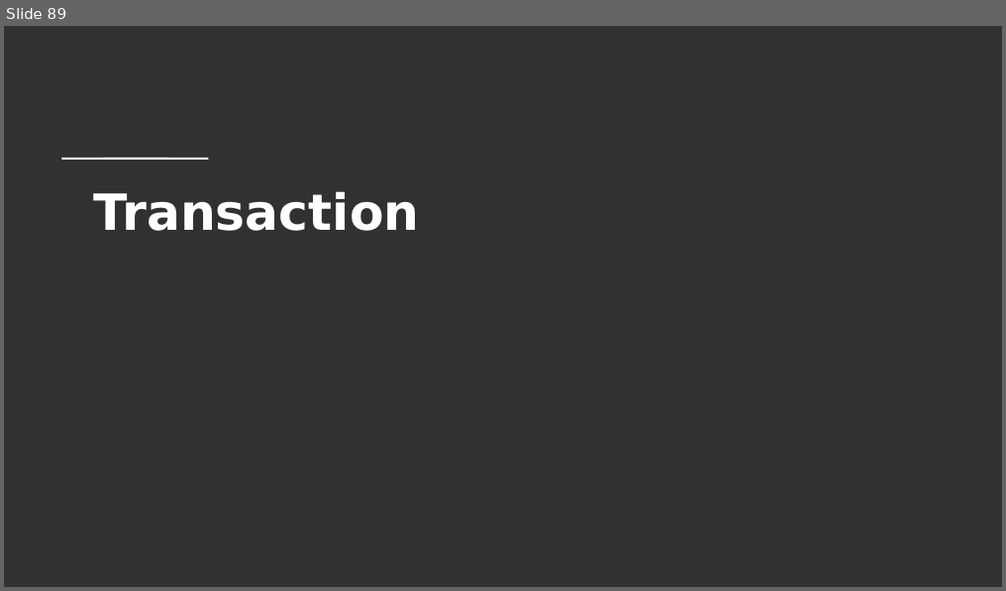
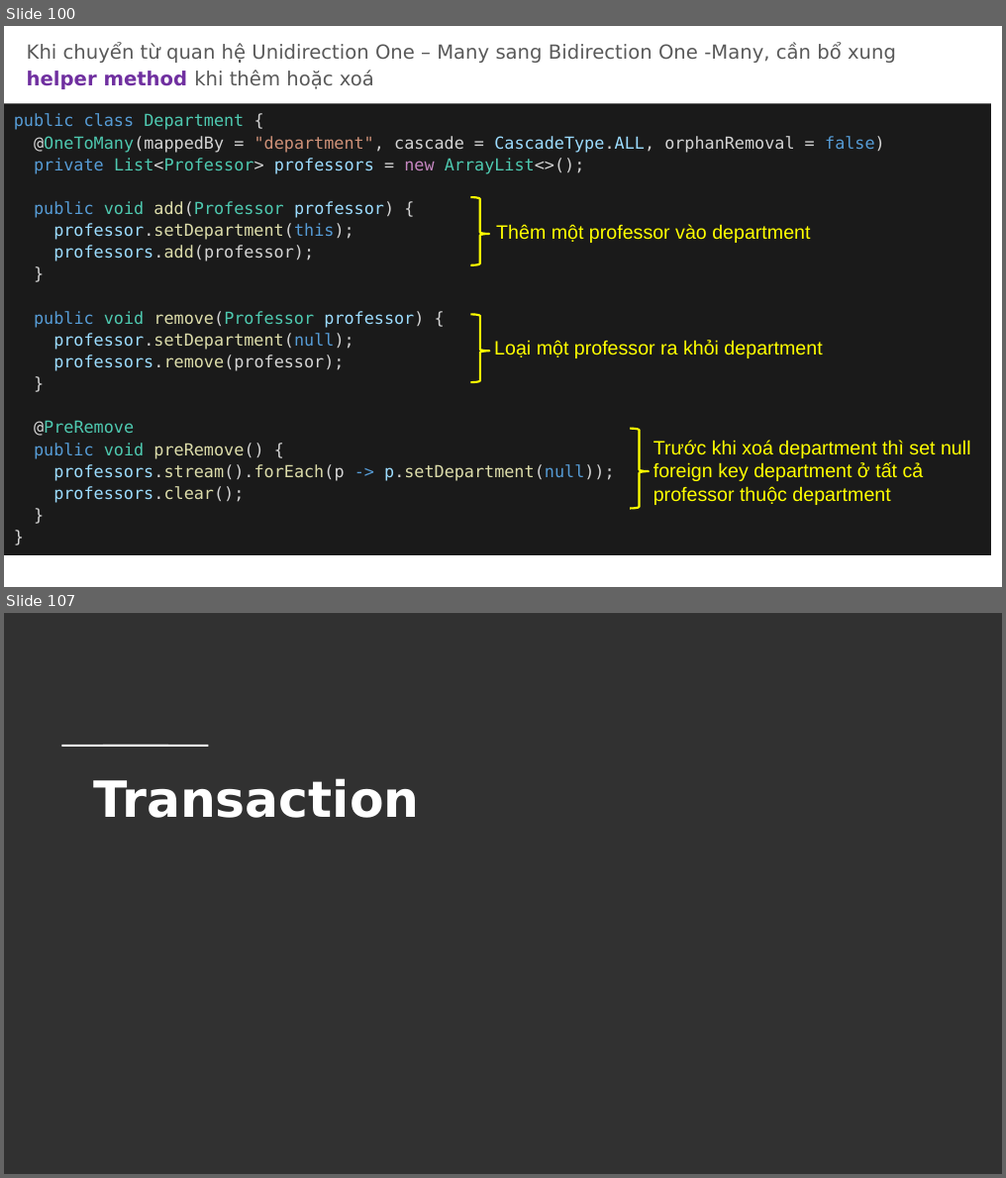
Before and after one commit to TechMaster/springboot2, a slide deck: 14 JPA/JPA.pptx. Shown one above the other, each under a label of ours: slide 89 before the commit, slides 100 and 107 after it; the slides between them are not shown. The pictures are 1006x591 and 1006x1178 pixels, drawn with LibreOffice and Linux fonts; fonts in the diff are those of the drawing; background and template pictures are left out. Boxes give left, top, right and bottom in pixels: in the first picture for what was removed or moved away, otherwise in the second. Text is boxed around its words. In the diff, an @@ line names an element or a change of style, - is before the commit and + after.

```diff
--- a/14 JPA/JPA.pptx
+++ b/14 JPA/JPA.pptx
@@ slide 100 added at [4, 26, 1002, 587], background #FFFFFF @@
@@ text added at [27, 43, 896, 89], 14 pt, text #595959 @@
+Khi chuyển từ quan hệ Unidirection One – Many sang Bidirection One -Many, cần bổ xung helper method khi thêm hoặc xoá
@@ rectangle added at [4, 104, 991, 556], fill #1A1A1A, 12 pt, text #D4D4D4 @@
+public class Department {
+@OneToMany(mappedBy = "department", cascade = CascadeType.ALL, orphanRemoval = false)
+private List<Professor> professors = new ArrayList<>();
+public void add(Professor professor) {
+professor.setDepartment(this);
+professors.add(professor);
+}
+public void remove(Professor professor) {
+professor.setDepartment(null);
+professors.remove(professor);
+}
+@PreRemove
+public void preRemove() {
+professors.stream().forEach(p -> p.setDepartment(null));
+professors.clear();
+}
+}
@@ right brace added at [471, 197, 490, 266], outline #FFFF00 1.5 pt @@
@@ text added at [496, 224, 810, 243], 14 pt, text #FFFF00 @@
+Thêm một professor vào department
@@ right brace added at [471, 314, 490, 382], outline #FFFF00 1.5 pt @@
@@ text added at [494, 340, 822, 359], 14 pt, text #FFFF00 @@
+Loại một professor ra khỏi department
@@ right brace added at [630, 428, 648, 508], outline #FFFF00 1.5 pt @@
@@ text added at [653, 440, 971, 505], 14 pt, text #FFFF00 @@
+Trước khi xoá department thì set null
+foreign key department ở tất cả
+professor thuộc department
@@ what was slide 89 is now slide 107 @@
```
Also in this commit, not shown: 3 slides changed, 19 other slides added, 2 slides removed, 12 other files.
